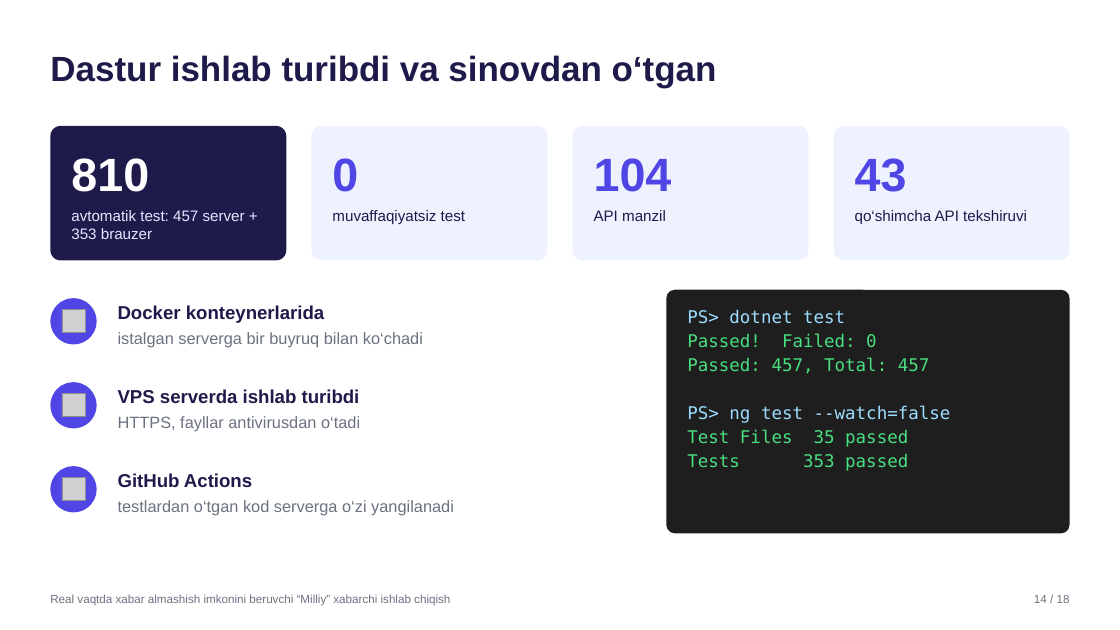
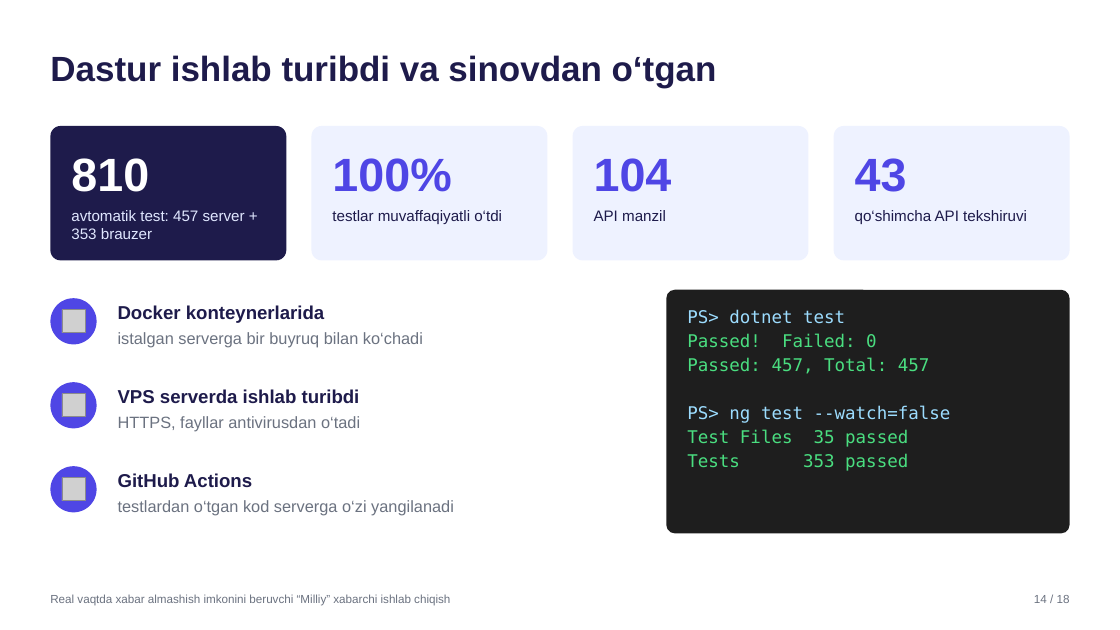
Before and after one commit to SardorSohinazarov/diplom-ish, a slide deck: slide 14 of diplom/Himoya_taqdimoti_Sohinazarov_Sardor.pptx. Drawn at 1120x630 pixels with LibreOffice and Linux fonts; fonts in the diff are those of the drawing; grey boxes stand for pictures. Boxes give left, top, right and bottom in pixels: in the first picture for what was removed or moved away, otherwise in the second. Text is boxed around its words. In the diff, an @@ line names an element or a change of style, - is before the commit and + after.

```diff
--- a/diplom/Himoya_taqdimoti_Sohinazarov_Sardor.pptx
+++ b/diplom/Himoya_taqdimoti_Sohinazarov_Sardor.pptx
@@ text at [332,158,451,192]: text changed @@
-0
+100%
@@ text at [332,210,502,224]: text changed @@
-muvaffaqiyatsiz test
+testlar muvaffaqiyatli o‘tdi
```
Also in this commit, not shown: 19 other slides changed, 2 other files.
